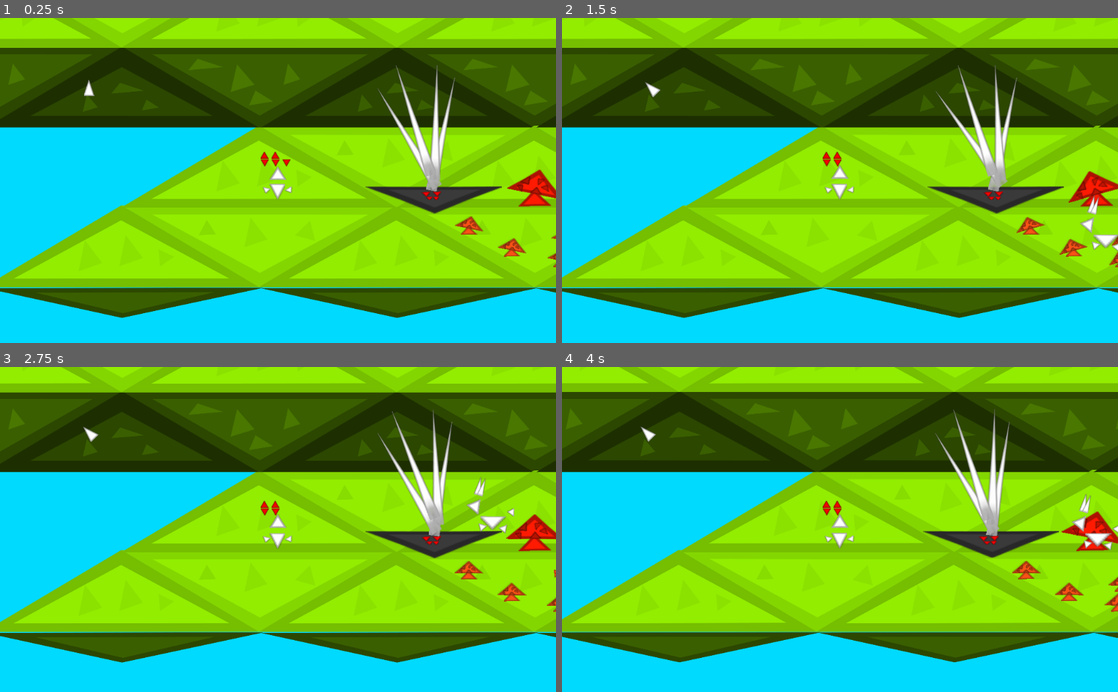
Above: before the commit, frames 1-4 (two rows, left to right).
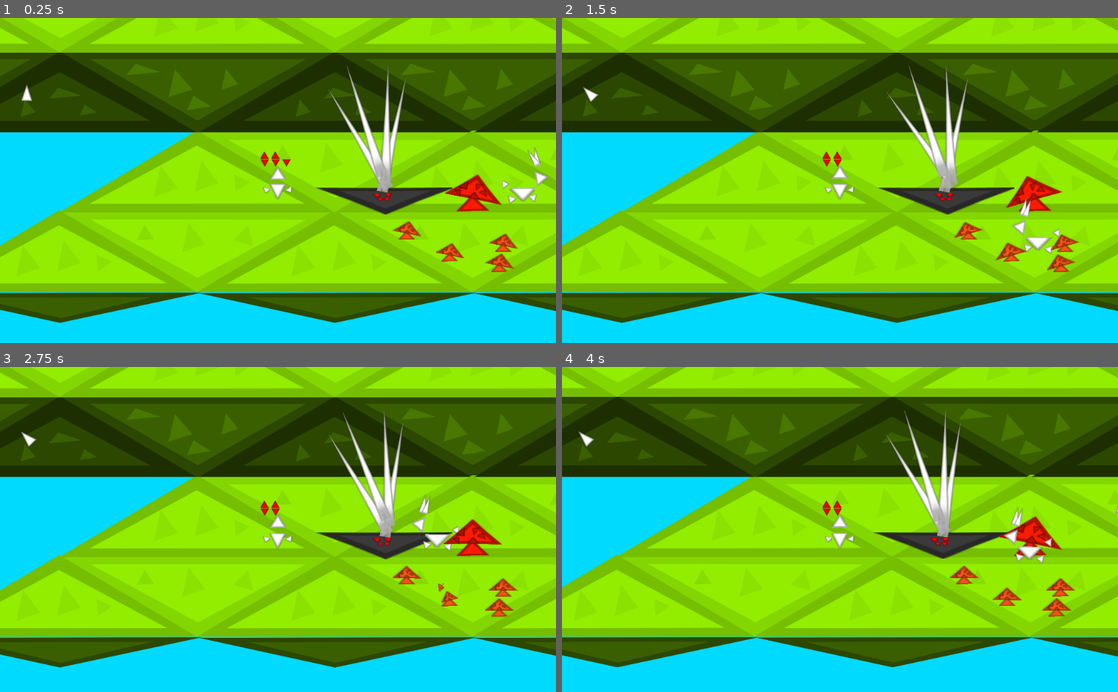
Above: after the commit, the same moments.

Repository: Mequam/Sound_Mess
Game: Godot game, scene res://scenes/main/test_2d_space.tscn
The game is run twice, just before and just after one commit, with the same random seed, the same clock (stepped at 60 frames per second) and the same inputs.
Inputs (mouse positions are in pixels of both pictures, inside the frame that each line leads up to):
- Up to frame 1 (0.25 s): no input
- Up to frame 2 (1.5 s): move the mouse to (962, 164) at 0.52 s; tap 1 (NOTE_0) at 0.6 s; tap Space at 0.77 s; move the mouse to (728, 196) at 1.27 s; tap 2 (NOTE_1) at 1.35 s
- Up to frame 3 (2.75 s): tap Space at 1.52 s; move the mouse to (333, 458) at 2.02 s; tap 3 (NOTE_2) at 2.1 s
- Up to frame 4 (4 s): move the mouse to (812, 594) at 2.77 s; tap 5 (NOTE_4) at 2.85 s; tap Space at 3.02, 3.77 s; move the mouse to (1006, 578) at 3.52 s; tap 6 (NOTE_5) at 3.6 s

The runs differ from the first frame. In frame 1, 34% of the frame differs, in the area x 0-100%, y 0-94%; in frame 2, 34%; in frame 3, 34%; in frame 4, 34%.

Commit message:
updated the main scene to be a tile map that includes y-sorting

Diff:
--- a/scenes/instance/entities/PineTreeBody.tscn
+++ b/scenes/instance/entities/PineTreeBody.tscn
@@ -11,11 +11,12 @@
 script = ExtResource( 2 )
 
 [node name="TreeSprite" parent="." instance=ExtResource( 3 )]
-position = Vector2( 8, -40 )
+position = Vector2( 8, -90 )
 scale = Vector2( 0.5, 0.5 )
 
 [node name="NotePlayer" parent="." instance=ExtResource( 1 )]
+position = Vector2( 0, -90 )
 
 [node name="CollisionShape2D" type="CollisionShape2D" parent="."]
-position = Vector2( 0, 72 )
+position = Vector2( 0, -90 )
 shape = SubResource( 1 )
--- a/scenes/instance/entities/enemies/Traper_Entity.tscn
+++ b/scenes/instance/entities/enemies/Traper_Entity.tscn
@@ -11,11 +11,13 @@
 script = ExtResource( 1 )
 
 [node name="Traper" parent="." instance=ExtResource( 3 )]
+position = Vector2( 0, 50 )
 
 [node name="CollisionShape2D" type="CollisionShape2D" parent="."]
-position = Vector2( -0.269684, -11.5255 )
+position = Vector2( -0.269684, 50 )
 shape = SubResource( 1 )
 
 [node name="NotePlayer" parent="." instance=ExtResource( 2 )]
+position = Vector2( 0, 50 )
 volume_db = 3.0
 [connection signal="body_entered" from="." to="." method="_on_Traper_Entity_body_entered"]
--- a/scenes/main/test_2d_space.tscn
+++ b/scenes/main/test_2d_space.tscn
@@ -11,61 +11,76 @@
 [ext_resource path="res://scenes/instance/entities/enemies/Spider_Enemy.tscn" type="PackedScene" id=9]
 [ext_resource path="res://scenes/instance/entities/enemies/Traper_Entity.tscn" type="PackedScene" id=10]
 
-[node name="Node2D" type="Node2D"]
+[node name="Node2D" type="TileMap"]
 position = Vector2( 114.272, -47.6133 )
+cell_y_sort = true
+format = 1
 script = ExtResource( 2 )
-__meta__ = {
-"_edit_horizontal_guides_": [  ]
-}
 
 [node name="testTiles" parent="." instance=ExtResource( 6 )]
 modulate = Color( 0.576471, 0.933333, 0, 1 )
+position = Vector2( 480.354, 280.207 )
 scale = Vector2( 0.4, 0.4 )
+z_index = -2
 collision_mask = 15
 tile_data = PoolIntArray( -327681, 11, 0, -65537, 2, 0, -131072, 2, 0, -131071, 2, 0, -131070, 10, 0, -2, 11, 0, -1, 0, …(1507 unchanged characters)…
 
+[node name="Met" parent="." instance=ExtResource( 4 )]
+position = Vector2( -86.5874, 62.7324 )
+scale = Vector2( 1, 1 )
+
+[node name="player" parent="." instance=ExtResource( 5 )]
+position = Vector2( 375.649, 224.89 )
+scale = Vector2( 1, 1 )
+
 [node name="Traper_Entity" parent="." instance=ExtResource( 10 )]
-position = Vector2( 546.074, 270.987 )
+position = Vector2( 570.125, 213.892 )
+scale = Vector2( 1, 1 )
 
 [node name="Traper_Entity2" parent="." instance=ExtResource( 10 )]
-position = Vector2( 3673.75, -80.7917 )
+position = Vector2( 3678.04, -94.5099 )
+scale = Vector2( 1, 1 )
 
 [node name="Traper_Entity3" parent="." instance=ExtResource( 10 )]
-position = Vector2( 3088.06, -30.6718 )
+position = Vector2( 3088.06, -30.6717 )
+scale = Vector2( 1, 1 )
 
 [node name="Traper_Entity4" parent="." instance=ExtResource( 10 )]
 position = Vector2( 3142.48, -325.663 )
+scale = Vector2( 1, 1 )
 
 [node name="Traper_Entity5" parent="." instance=ExtResource( 10 )]
 position = Vector2( 3559.19, -297.023 )
+scale = Vector2( 1, 1 )
 
-[node name="player" parent="." instance=ExtResource( 5 )]
-position = Vector2( 261.292, 234.026 )
-
-[node name="Met" parent="." instance=ExtResource( 4 )]
-position = Vector2( -86.5874, 62.7324 )
+[node name="SingingTree2" parent="." instance=ExtResource( 3 )]
+position = Vector2( 2893.48, -455.752 )
+scale = Vector2( 1, 1 )
 
 [node name="SingingTree" parent="." instance=ExtResource( 3 )]
 position = Vector2( 1605.6, 114.826 )
-
-[node name="SingingTree2" parent="." instance=ExtResource( 3 )]
-position = Vector2( 2893.48, -455.752 )
+scale = Vector2( 1, 1 )
 
 [node name="SingingTree3" parent="." instance=ExtResource( 3 )]
 position = Vector2( 3849.88, -287.296 )
+scale = Vector2( 1, 1 )
 
 [node name="SingingTree4" parent="." instance=ExtResource( 3 )]
 position = Vector2( 2773.93, -781.798 )
+scale = Vector2( 1, 1 )
 
 [node name="Tarantula" parent="." instance=ExtResource( 7 )]
 position = Vector2( -270.225, -689.539 )
+scale = Vector2( 0.5, 0.5 )
 
 [node name="Tarantula3" parent="." instance=ExtResource( 7 )]
-position = Vector2( 827.356, 260.298 )
+position = Vector2( 930.928, 183.861 )
+scale = Vector2( 0.5, 0.5 )
 
 [node name="Area2D" parent="." instance=ExtResource( 1 )]
 modulate = Color( 1, 0.105882, 0.0117647, 1 )
 position = Vector2( 737.396, 263.349 )
+scale = Vector2( 1, 1 )
 
 [node name="Area2D4" parent="." instance=ExtResource( 1 )]
 modulate = Color( 0.980392, 0.32549, 0.0941176, 1 )
@@ -89,9 +104,12 @@
 
 [node name="Spider_Enemy" parent="." instance=ExtResource( 9 )]
 position = Vector2( 1347.53, 344.666 )
+scale = Vector2( 1, 1 )
 
 [node name="Spider_Enemy2" parent="." instance=ExtResource( 9 )]
 position = Vector2( 1974.68, 120.971 )
+scale = Vector2( 1, 1 )
 
 [node name="Blipper" parent="." instance=ExtResource( 8 )]
-position = Vector2( 854.758, 208.06 )
+position = Vector2( 815.976, 235.761 )
+scale = Vector2( 1, 1 )
--- a/scripts/player.gd
+++ b/scripts/player.gd
@@ -241,11 +241,11 @@
 	if $health_bar.hp == 0:
 		hide()
 #this is called by entities when they hit US
-func on_col(thing):
+func on_col(thing,dmg=1):
 	if (i_timer <= 0):
 		#these only run if we are not invencible
 		if (thing.is_in_group("enemies")):
-			take_damage(1)
+			take_damage(dmg)
 
 #this function plays when our sword interacts with a body
 func _on_sword_strike(body):
